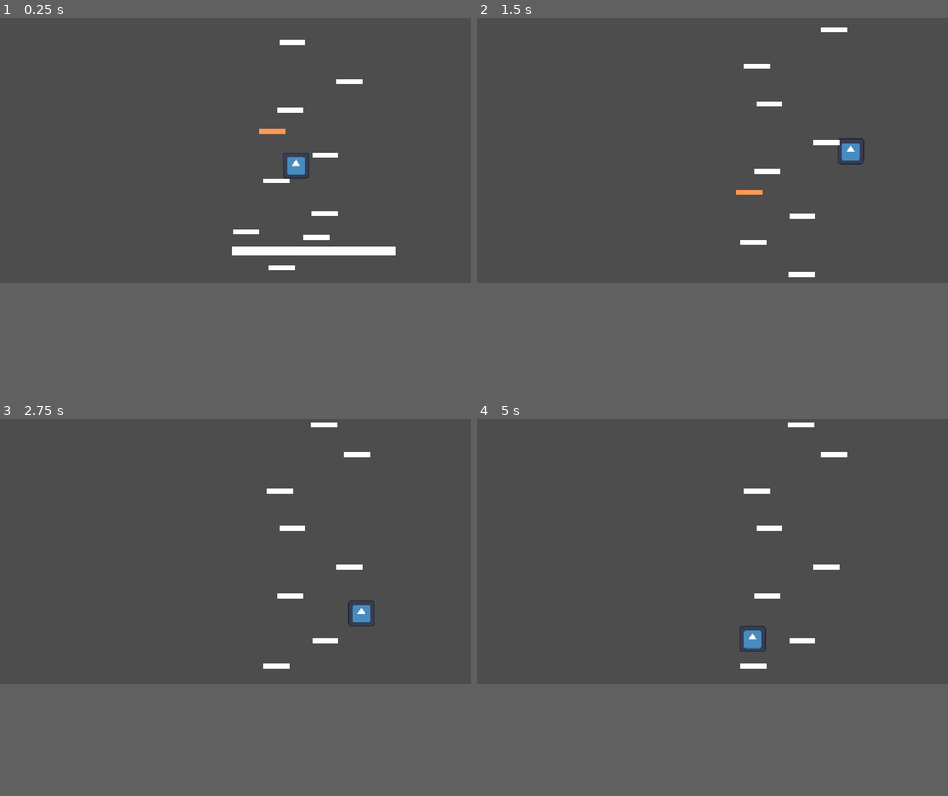
Above: before the commit, frames 1-4 (two rows, left to right).
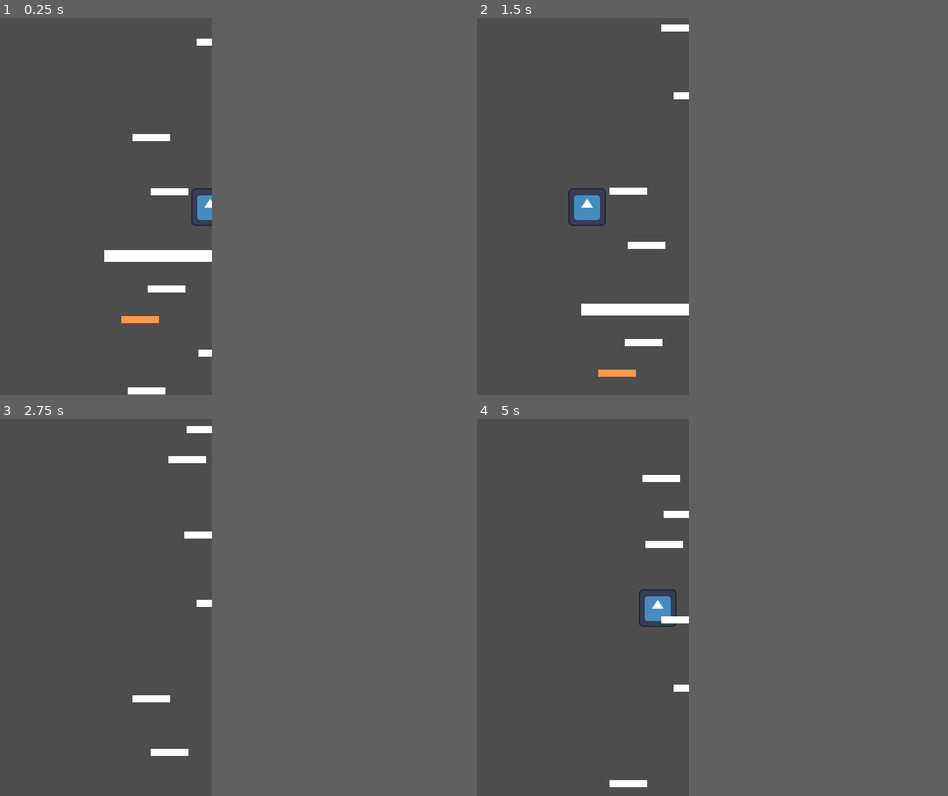
Above: after the commit, the same moments.

Repository: Cylinder7/bounce-back
Game: Godot game, scene res://levels/Overworld/overworldaltitude.tscn
Two runs of this game, one before a commit and one after it. Both use one fixed random seed, a clock stepped at 60 frames per second and the inputs below. The engine's default icon, where the game draws it, is replaced by a stand-in: a white triangle on a blue panel in a dark square.
Inputs:
- Up to frame 1 (0.25 s): no input
- Up to frame 2 (1.5 s): tap Enter (ui_accept) at 0.5, 0.77 s; hold Right (ui_right) from 0.53 s (still down)
- Up to frame 3 (2.75 s): tap Enter (ui_accept) at 1.52 s; release Right (ui_right) at 2.03 s; hold Left (ui_left) from 2.03 s (still down)
- Up to frame 4 (5 s): release Left (ui_left) at 2.78 s; hold Right (ui_right) 2.78-4.28 s; tap Enter (ui_accept) at 3.02, 3.77, 4.52 s; hold Left (ui_left) from 4.28 s (still down)
In our replay, the window is 800x450 before the commit and 360x640 after it. These sizes can differ from the game's own. Grey fills any space a smaller window leaves; there, only what the larger window draws over its background counts as a difference.

The runs differ from the first frame. In frame 1, 3.6% of the frame differs, in the area x 22-84%, y 5-100%; in frame 2, 2.8%; in frame 3, 1.5%; in frame 4, 2.0%.

Commit message:
basic stuff

Diff:
--- a/levels/Overworld/overworldaltitude.tscn
+++ b/levels/Overworld/overworldaltitude.tscn
@@ -9,12 +9,10 @@
 [node name="overworld" type="Node2D" unique_id=1695892326]
 
 [node name="Player" parent="." unique_id=247310789 instance=ExtResource("1_1yttg")]
-position = Vector2(151, -230)
-
-[node name="Sprite2D" type="Sprite2D" parent="." unique_id=958234911]
+position = Vector2(180, -450)
 
 [node name="Ground" parent="." unique_id=906852571 instance=ExtResource("2_vegtp")]
-position = Vector2(-6, 5)
+position = Vector2(0, -400)
 
 [node name="Camera2D" type="Camera2D" parent="." unique_id=1800846891 node_paths=PackedStringArray("player")]
 position = Vector2(3, -7)
--- a/platform.tscn
+++ b/platform.tscn
@@ -6,15 +6,14 @@
 size = Vector2(64, 12)
 
 [node name="Platform" type="StaticBody2D" unique_id=604964959]
-position = Vector2(-32, -6)
 script = ExtResource("1_mi635")
 
 [node name="ColorRect" type="ColorRect" parent="." unique_id=228861767]
-offset_left = -1.0
-offset_right = 63.0
-offset_bottom = 12.0
+offset_left = -32.0
+offset_top = -6.0
+offset_right = 32.0
+offset_bottom = 6.0
 
 [node name="CollisionShape2D" type="CollisionShape2D" parent="." unique_id=1588874254]
-position = Vector2(31, 6)
 shape = SubResource("RectangleShape2D_nicuo")
 one_way_collision = true
--- a/project.godot
+++ b/project.godot
@@ -21,6 +21,8 @@
 
 [display]
 
+window/size/viewport_width=360
+window/size/viewport_height=640
 window/stretch/mode="canvas_items"
 window/stretch/aspect="expand"
 
